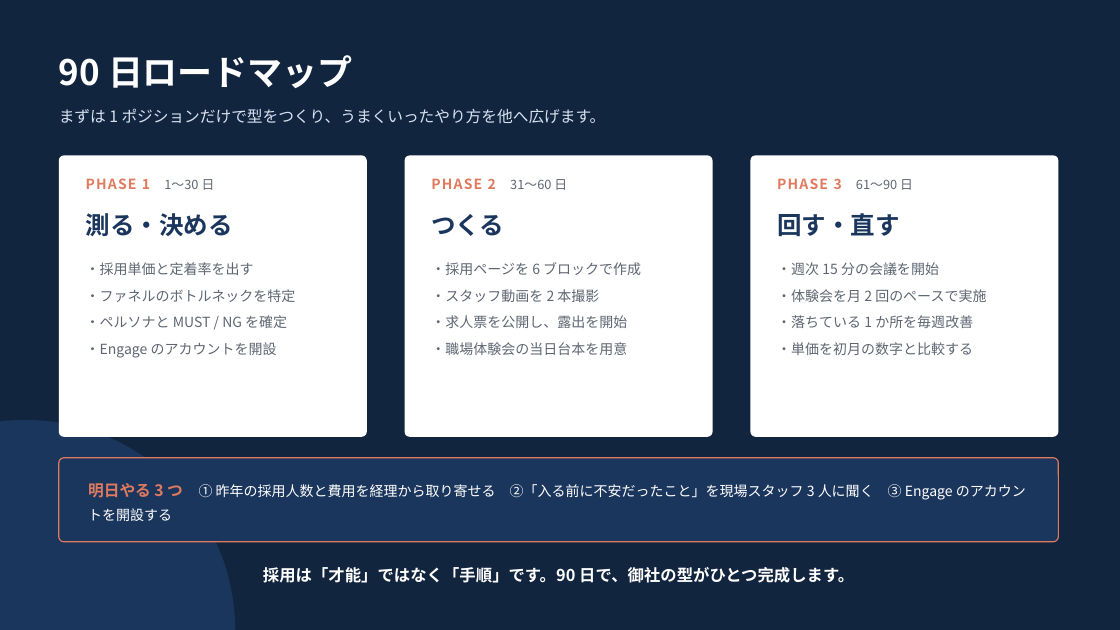
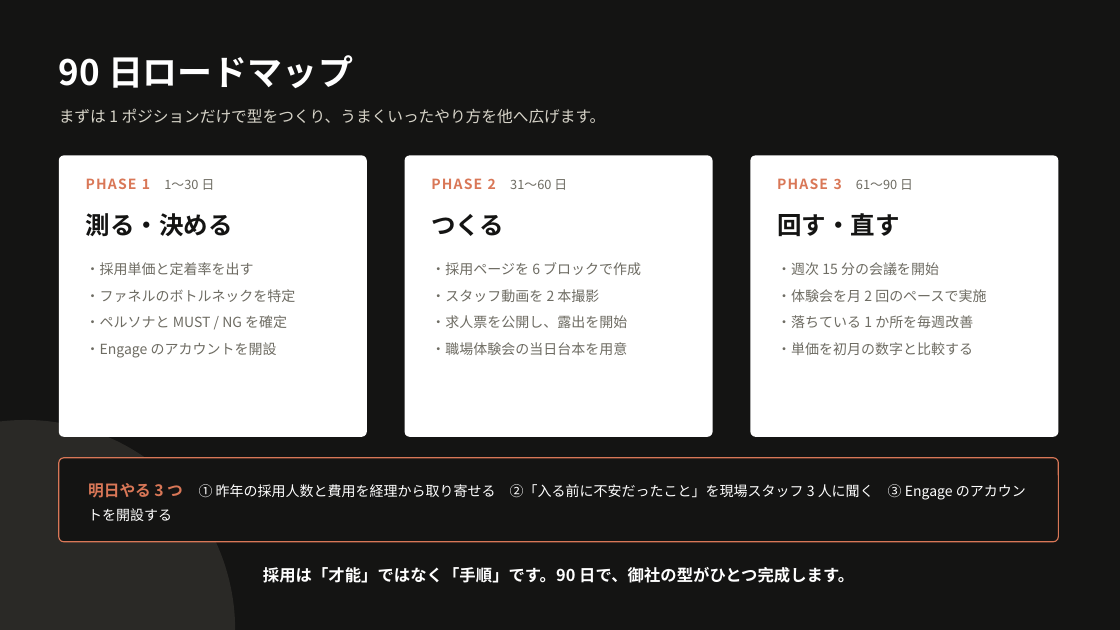
Before and after one commit to gala19690717-bit/-ai-news-mailer, a slide deck: slide 18 of docs/recruitment-webinar/AI採用アドバンス講座_0円採用の設計図.pptx. Drawn at 1120x630 pixels with LibreOffice and Linux fonts; fonts in the diff are those of the drawing. Boxes give left, top, right and bottom in pixels: in the first picture for what was removed or moved away, otherwise in the second. Text is boxed around its words. In the diff, an @@ line names an element or a change of style, - is before the commit and + after.

```diff
--- a/docs/recruitment-webinar/AI採用アドバンス講座_0円採用の設計図.pptx
+++ b/docs/recruitment-webinar/AI採用アドバンス講座_0円採用の設計図.pptx
@@ background #12253F to #141413 @@
@@ text "まずは 1 ポジションだけで型をつくり、うまくいったやり方を他へ広げます。" at (59, 108, 606, 123): text colour #D6E2F0 to #D6D3C8 @@
@@ text "PHASE 1 1〜30 日" at (86, 178, 215, 190): text colour #E07A5F to #D97757 in "PHASE 1"; text colour #5F6672 to #6E6C63 in "1〜30 日" @@
@@ text "PHASE 2 31〜60 日" at (431, 178, 567, 190): text colour #E07A5F to #D97757 in "PHASE 2"; text colour #5F6672 to #6E6C63 in "31〜60 日" @@
@@ text colour #1B365D to #141413 in 3 elements at (86, 213, 233, 236), (431, 214, 504, 236), (777, 213, 900, 236) @@
@@ text colour #5F6672 to #6E6C63 in 3 elements at (86, 262, 296, 358), (431, 262, 641, 355), (777, 262, 986, 355) @@
@@ ellipse at (0, 420, 235, 630): fill #1B365D to #2A2926 @@
@@ rounded rectangle at (59, 458, 1059, 542): fill #1B365D to #141413; outline #E07A5F 1 pt to #D97757 1 pt @@
@@ text "明日やる 3 つ ① 昨年の採用人数と費用を経理から取り寄せる ..." at (88, 483, 1026, 521): text colour #E07A5F to #D97757 in "明日やる 3 つ" @@
```
Also in this commit, not shown: 17 other slides changed, 1 slide added, 2 other files.
